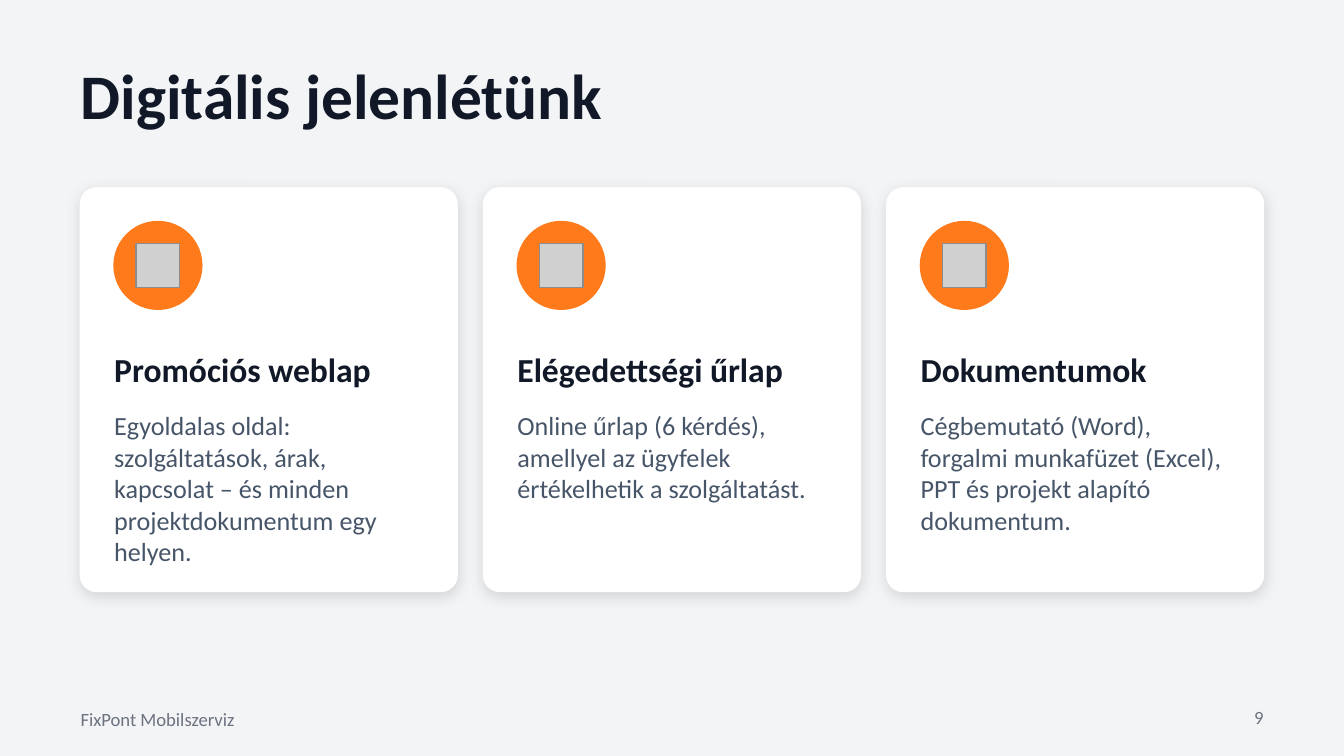
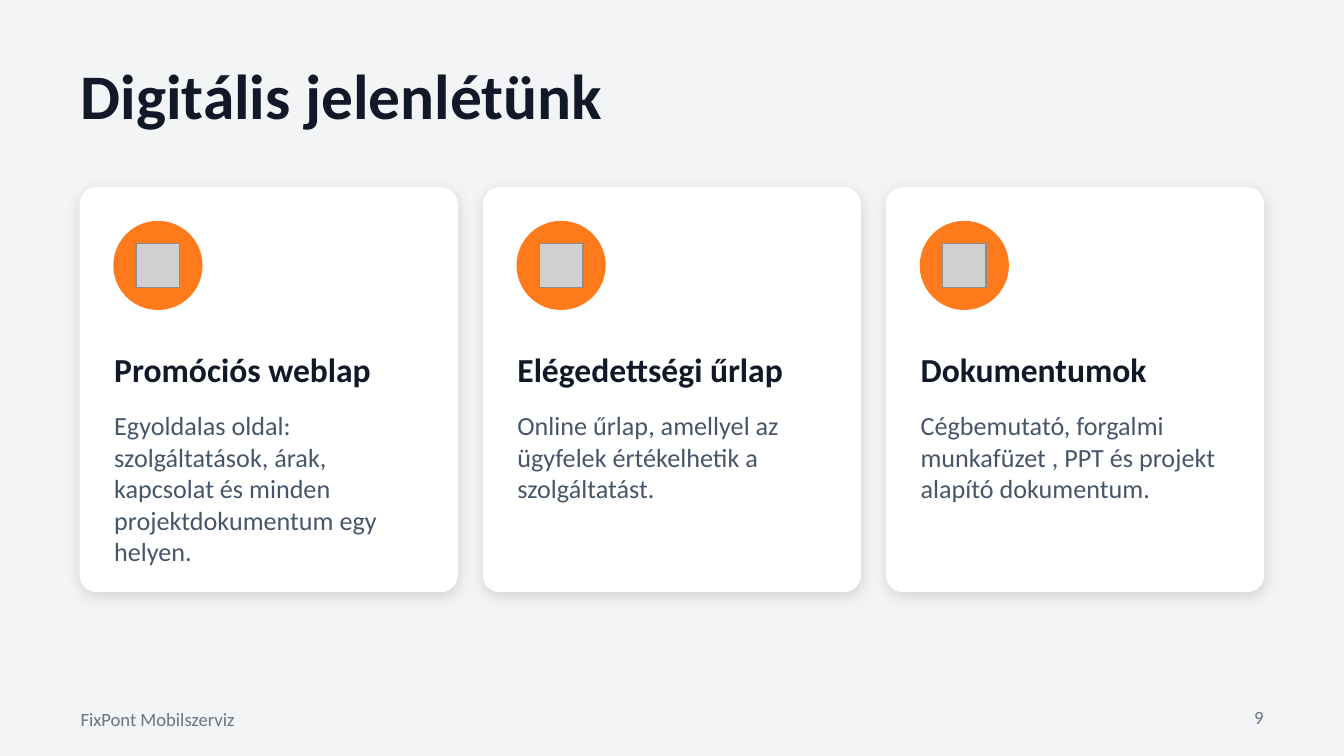
Before and after one commit to RiskoBence/fixpont-mobilszerviz, a slide deck: slide 9 of dokumentumok/FixPont_bemutato.pptx. Drawn at 1344x756 pixels with LibreOffice and Linux fonts; fonts in the diff are those of the drawing; grey boxes stand for pictures. Boxes give left, top, right and bottom in pixels: in the first picture for what was removed or moved away, otherwise in the second. Text is boxed around its words. In the diff, an @@ line names an element or a change of style, - is before the commit and + after.

```diff
--- a/dokumentumok/FixPont_bemutato.pptx
+++ b/dokumentumok/FixPont_bemutato.pptx
@@ text at (114, 417, 377, 565): text changed @@
-Egyoldalas oldal: szolgáltatások, árak, kapcsolat – és minden projektdokumentum egy helyen.
+Egyoldalas oldal: szolgáltatások, árak, kapcsolat és minden projektdokumentum egy helyen.
@@ text at (517, 417, 779, 503): text changed @@
-Online űrlap (6 kérdés), amellyel az ügyfelek értékelhetik a szolgáltatást.
+Online űrlap, amellyel az ügyfelek értékelhetik a szolgáltatást.
@@ text at (921, 417, 1215, 502): text changed @@
-Cégbemutató (Word), forgalmi munkafüzet (Excel), PPT és projekt alapító dokumentum.
+Cégbemutató, forgalmi munkafüzet , PPT és projekt alapító dokumentum.
```
Also in this commit, not shown: 2 other slides changed.
